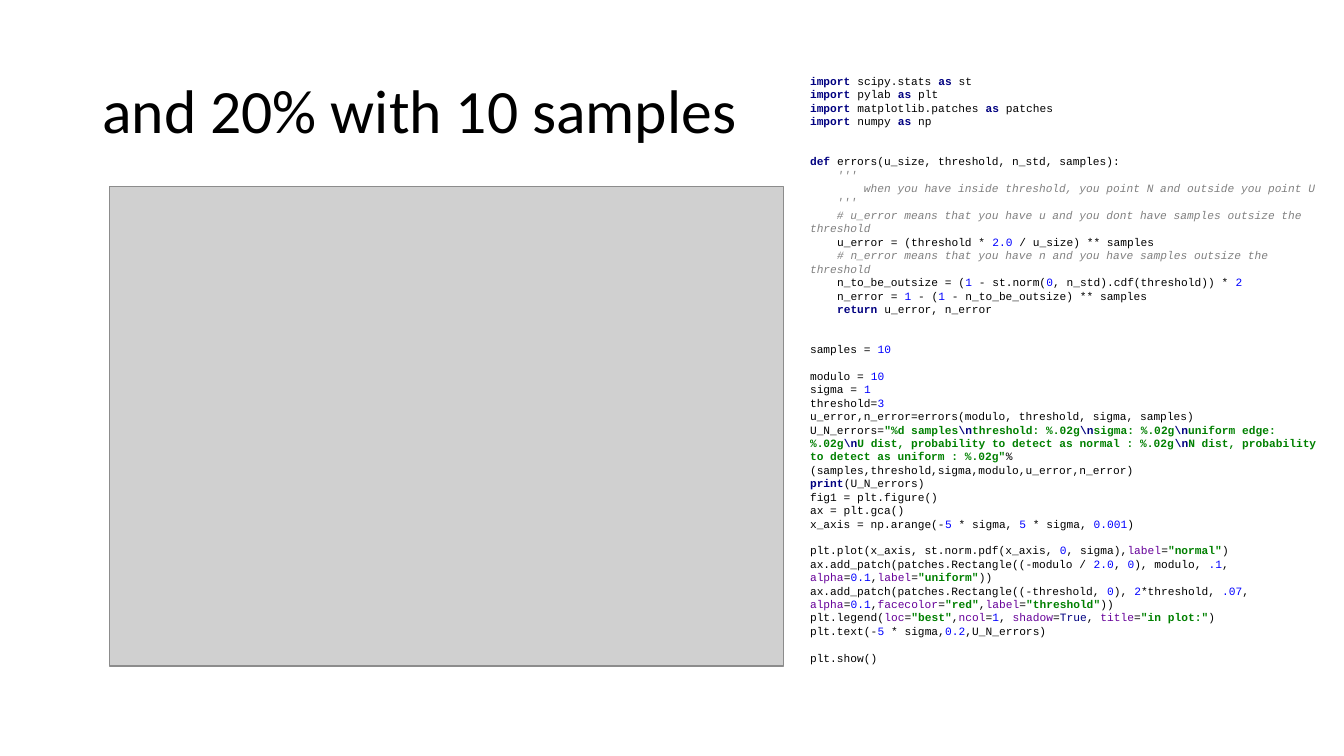
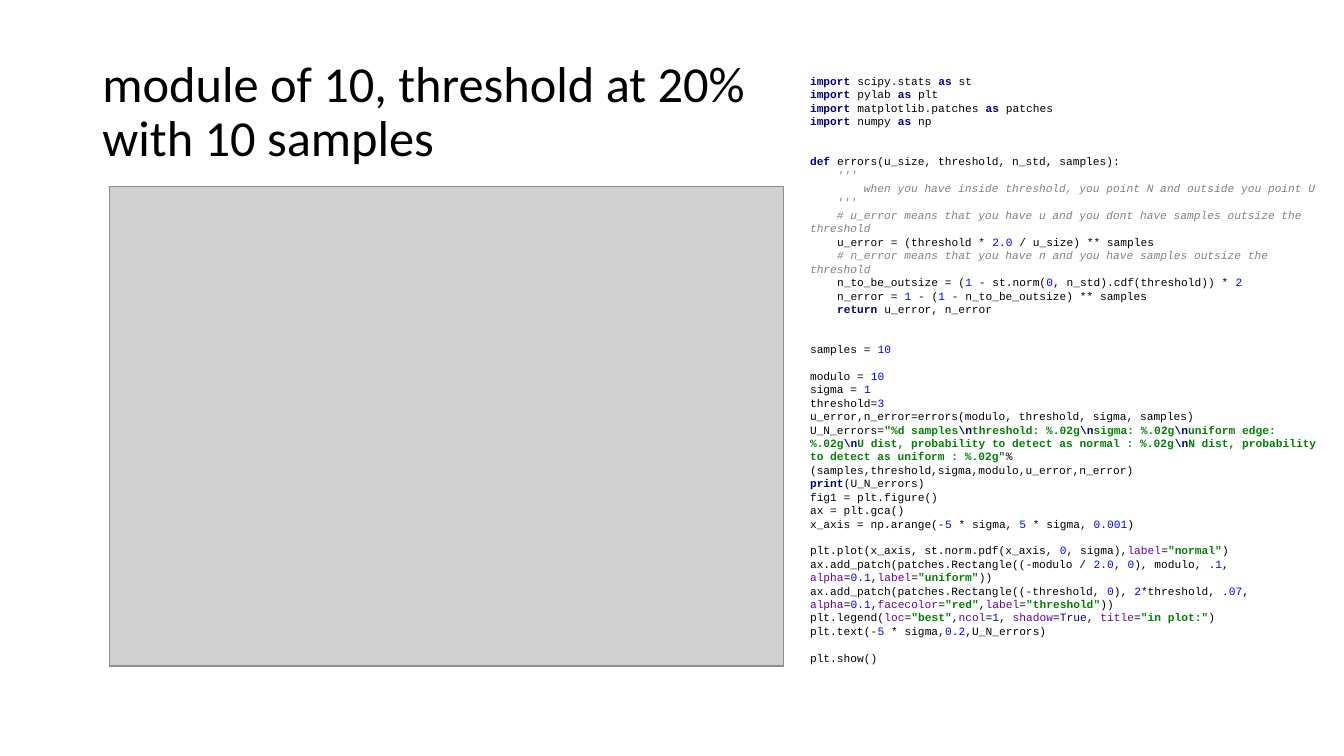
Before and after one commit to lisrael1/quants, a slide deck: slide 6 of code/results/detecting output dist/tail odds at U vs N.pptx (slide 4 before the commit). Drawn at 1344x756 pixels with LibreOffice and Linux fonts; fonts in the diff are those of the drawing; grey boxes stand for pictures. Boxes give left, top, right and bottom in pixels: in the first picture for what was removed or moved away, otherwise in the second. Text is boxed around its words. In the diff, an @@ line names an element or a change of style, - is before the commit and + after.

```diff
--- a/code/results/detecting output dist/tail odds at U vs N.pptx
+++ b/code/results/detecting output dist/tail odds at U vs N.pptx
@@ title at (102,67,745,164): text changed; size 44 to 36 pt @@
-and 20% with 10 samples
+module of 10, threshold at 20%
+with 10 samples
```
Also in this commit, not shown: 7 other slides changed, 7 slides added, 4 other files.
